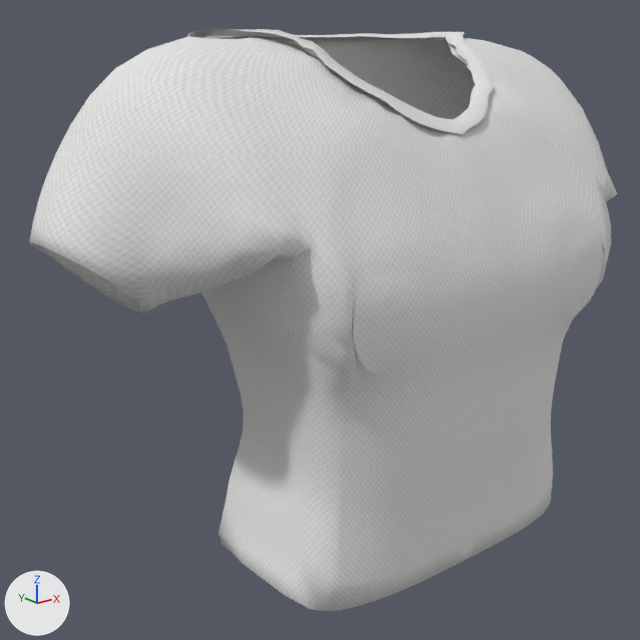
The glTF model client/public/assets/characters/prototype/parts/top_crop_female.glb: old version first, new version second.
Before and after are seen from a camera (50 mm lens) standing at (-0.48, -0.569, 1.385) and looking at (-0.044, -0.024, 1.167). Lighting does not change. The marker at lower left points along +X, +Y and +Z. The picture after the commit comes second. Vertices at exactly the same position are counted once.

In view in the first picture: 'AWD_W_top_crop_l0'.
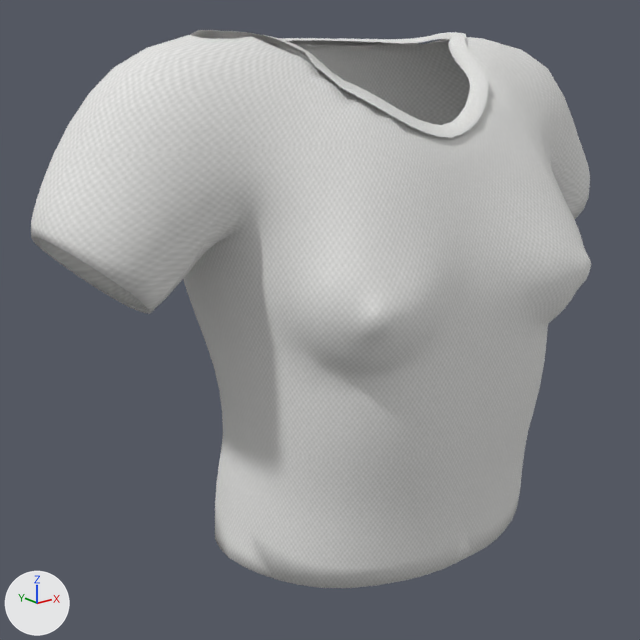
The change, as a list of edits to the scene's bpy script:
```text
Change me_awd_w_top_crop_l0:
    used by ob_awd_w_top_crop_l0; location = (0.0, 0.0, 0.0)
    remove me_awd_w_top_crop_l0.from_pydata(...)  # 1821 vertices, 3352 faces; spans x -0.274..0.274, y -0.173..0.073, z 0.989..1.394
    add me_awd_w_top_crop_l0.from_pydata(...)  # 1821 vertices, 3352 faces; spans x -0.272..0.272, y -0.172..0.074, z 0.989..1.394
    me_awd_w_top_crop_l0 part 1: 1807 of 1821 vertices moved; they spanned x -0.274..0.274, y -0.173..0.073, z 0.989..1.394 and now span x -0.272..0.272, y -0.172..0.074, z 0.989..1.394; mean shift (0.0, 0.01, -0.001); largest move (-0.139, -0.162, 1.199) -> (-0.145, -0.068, 1.199)
    me_awd_w_top_crop_l0 part 2: 1809 kept faces spanning x -0.272..0.272, y -0.171..0.065, z 0.989..1.39 get new texture (UV) coordinates
```

Pixel boxes (x1, y1, x2, y2) of what changed, in the pictures (640 x 640 px; the box of a moved part takes in the faces that stretch with it):
'AWD_W_top_crop_l0', reshaped: before (29, 29, 617, 611); after (31, 30, 591, 588)
part 1 of me_awd_w_top_crop_l0, moved or reshaped: before (32, 29, 606, 576); after (31, 30, 591, 574)
part 2 of me_awd_w_top_crop_l0, surface changed: before (29, 38, 617, 611); after (31, 37, 591, 588)
